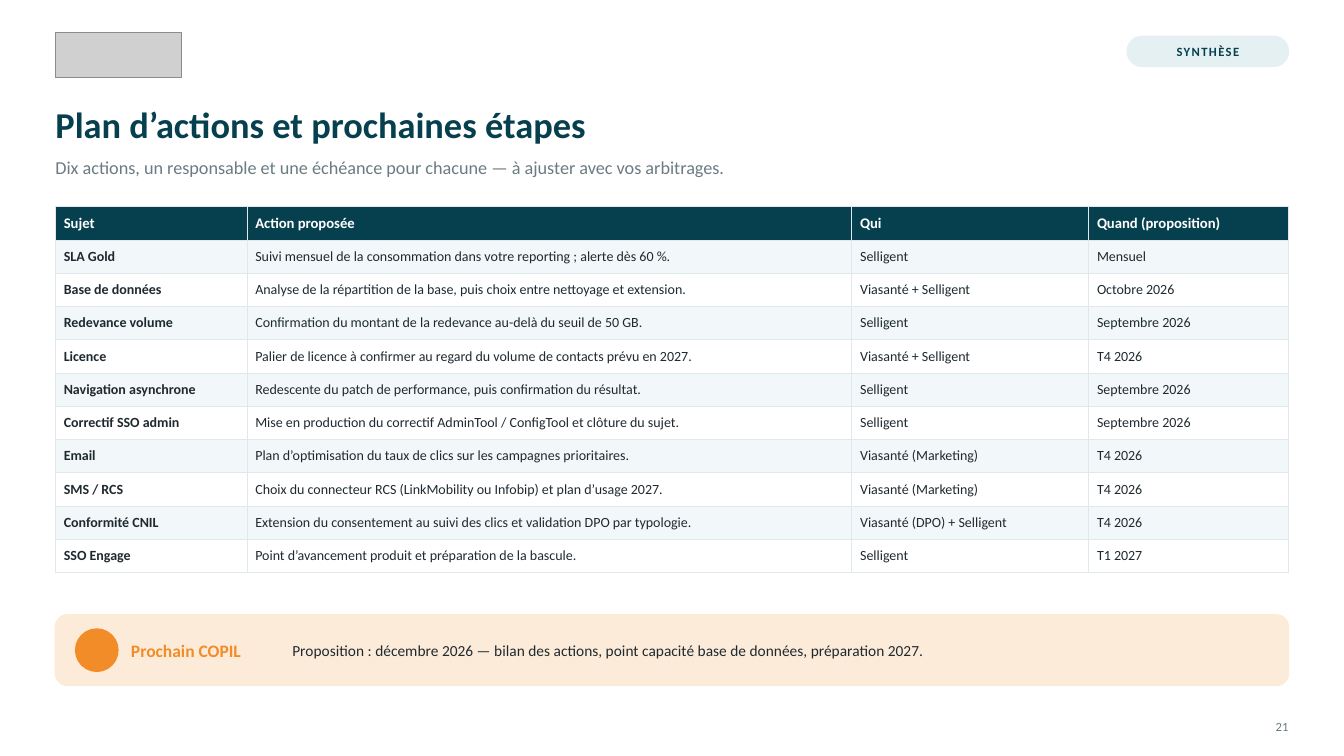
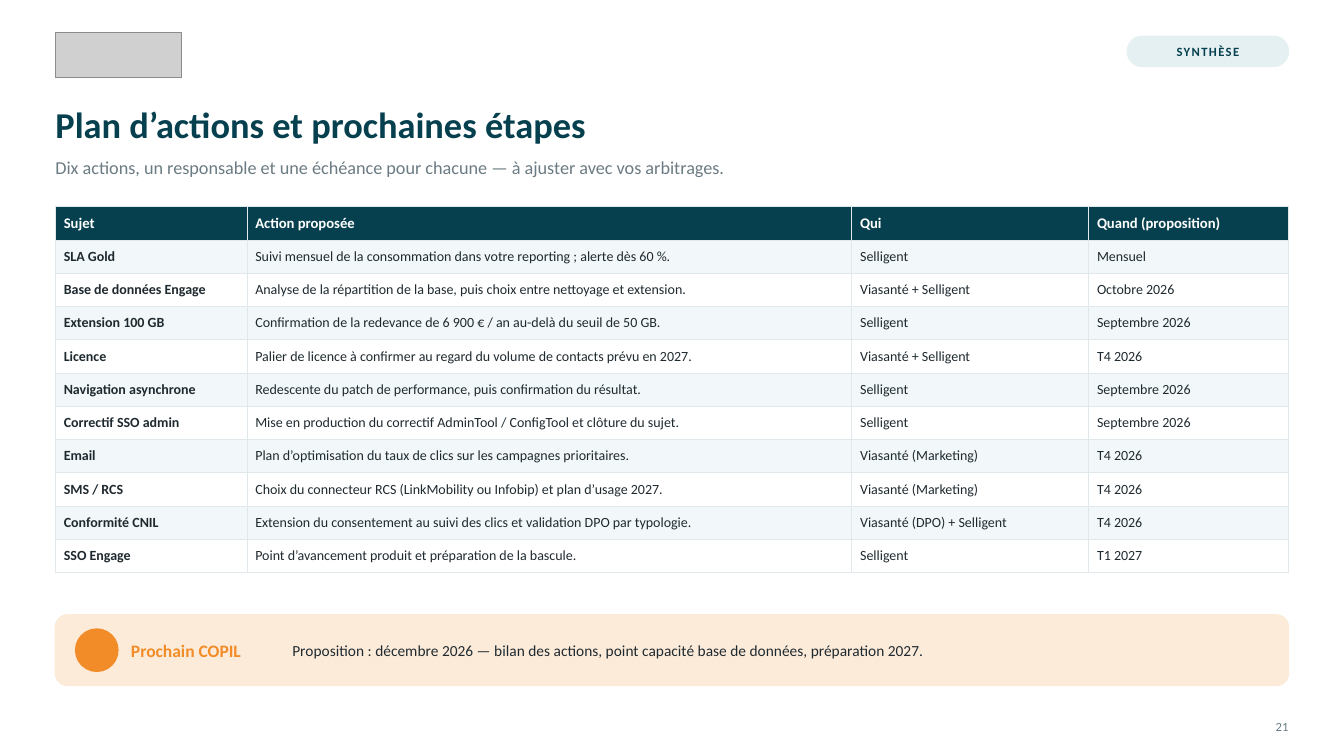
Before and after one commit to UPASCO/IqraQuest, a slide deck: slide 21 of presentations/COPIL_Viasante_2026-09-14/COPIL_Selligent_Mutuelle_Viasante_14092026_v5.pptx. Drawn at 1344x756 pixels with LibreOffice and Linux fonts; fonts in the diff are those of the drawing; grey boxes stand for pictures; background and template pictures are left out. Boxes give left, top, right and bottom in pixels: in the first picture for what was removed or moved away, otherwise in the second. Text is boxed around its words. In the diff, an @@ line names an element or a change of style, - is before the commit and + after.

```diff
--- a/presentations/COPIL_Viasante_2026-09-14/COPIL_Selligent_Mutuelle_Viasante_14092026_v5.pptx
+++ b/presentations/COPIL_Viasante_2026-09-14/COPIL_Selligent_Mutuelle_Viasante_14092026_v5.pptx
@@ table at [55, 207, 1289, 567] @@
-row 3, column 1: Base de données
+row 3, column 1: Base de données Engage
-row 4, column 1: Redevance volume
+row 4, column 1: Extension 100 GB
-row 4, column 2: Confirmation du montant de la redevance au-delà du seuil de 50 GB.
+row 4, column 2: Confirmation de la redevance de 6 900 € / an au-delà du seuil de 50 GB.
```
Also in this commit, not shown: 11 other slides changed, 3 other files.
